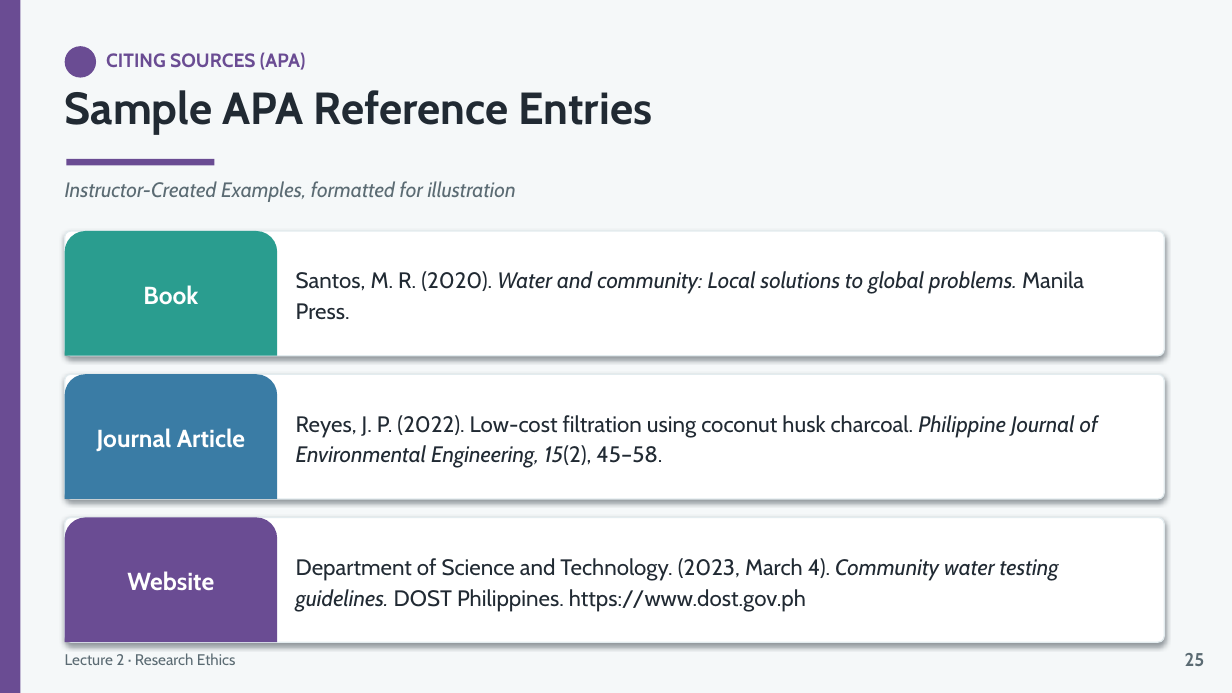
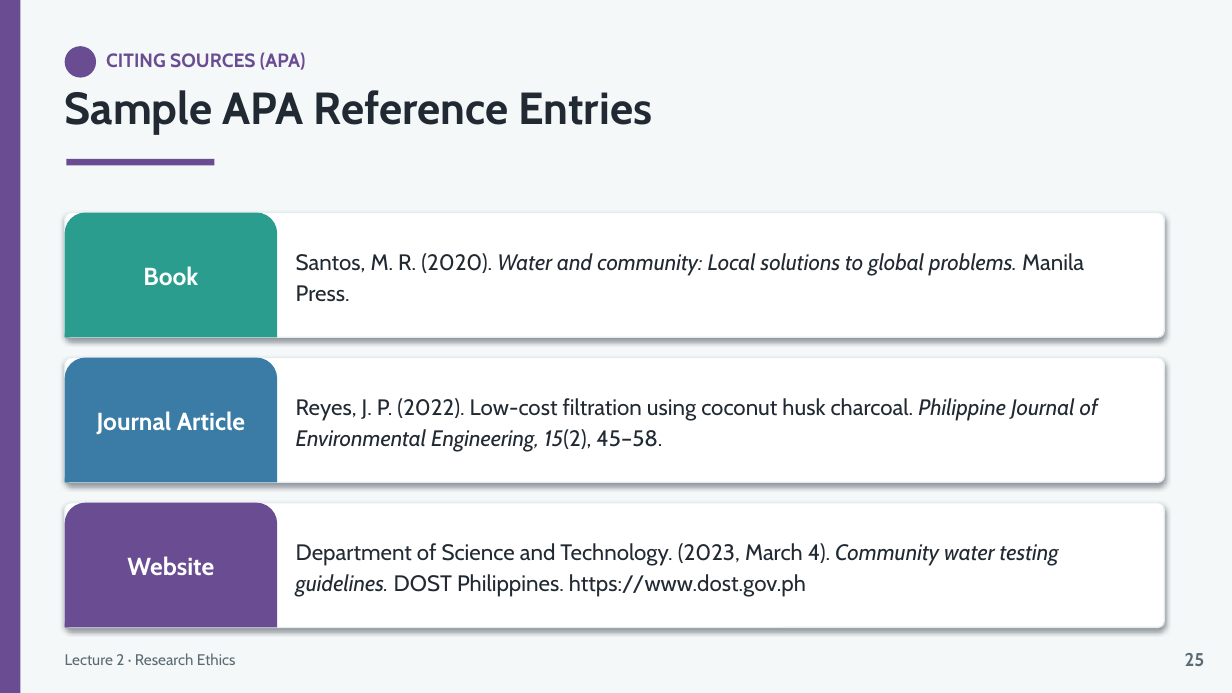
Before and after one commit to lestojas/physics, a slide deck: slide 27 of Lecture2-Research-Ethics.pptx. Drawn at 1232x693 pixels with LibreOffice and Linux fonts; fonts in the diff are those of the drawing. Boxes give left, top, right and bottom in pixels: in the first picture for what was removed or moved away, otherwise in the second. Text is boxed around its words. In the diff, an @@ line names an element or a change of style, - is before the commit and + after.

```diff
--- a/Lecture2-Research-Ethics.pptx
+++ b/Lecture2-Research-Ethics.pptx
@@ text removed at (65, 181, 516, 202) @@
-Instructor-Created Examples, formatted for illustration
@@ 2 texts, 1 rounded rectangle, 1 round same rect: place and size @@
-2 texts, 1 rounded rectangle, 1 round same rect at (65, 231, 1165, 356)
+2 texts, 1 rounded rectangle, 1 round same rect at (65, 213, 1165, 337)
@@ 4 texts, 2 rounded rectangles, 2 round same rects: place and size @@
-4 texts, 2 rounded rectangles, 2 round same rects at (65, 374, 1165, 642)
+4 texts, 2 rounded rectangles, 2 round same rects at (65, 358, 1165, 628)
```
Also in this commit, not shown: 9 other slides changed, 1 other file.
